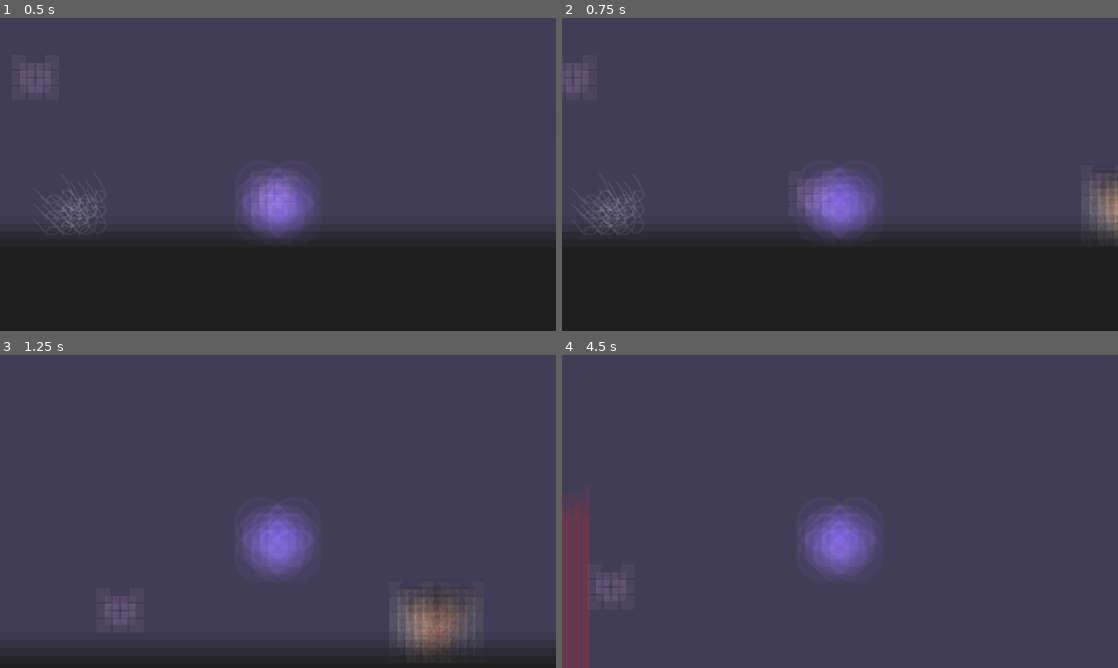
Above: before the commit, frames 1-4 (two rows, left to right).
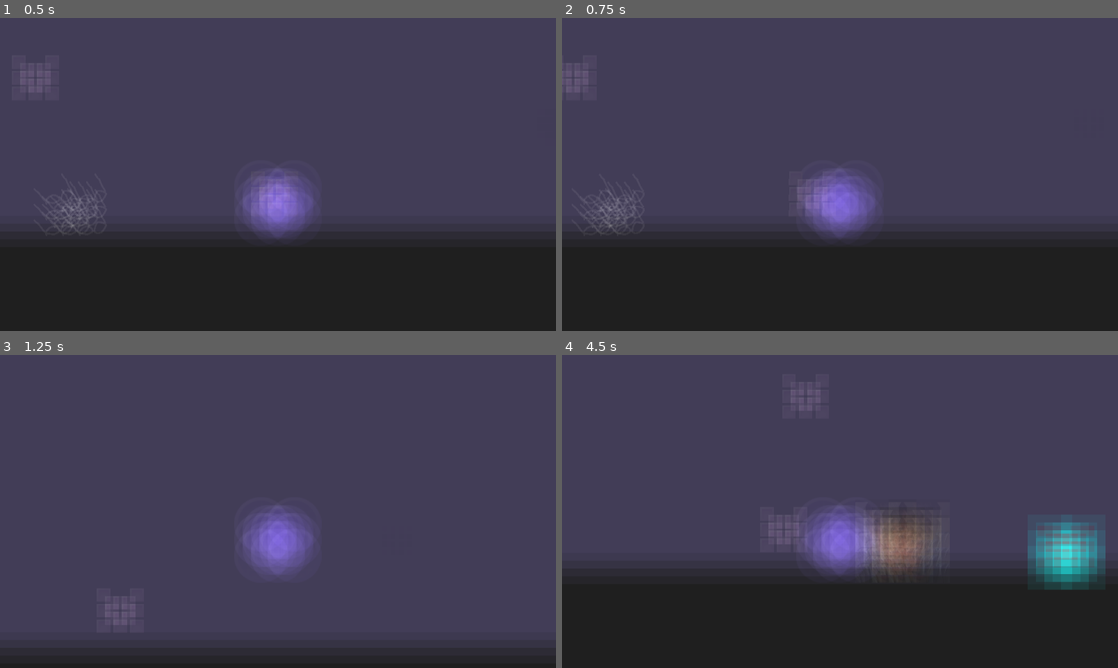
Above: after the commit, the same moments.

Repository: KaratePikachu/JamfestFall2024
Game: Godot game, scene res://Level/test_open_world.tscn
Same seed, same stepped clock (60 frames per second), same inputs: the game is played once before the commit and once after it.
Inputs:
- Up to frame 1 (0.5 s): no input
- Up to frame 2 (0.75 s): hold D (move_right) from 0.53 s (still down); hold 5 (equip_drone) from 0.53 s (still down)
- Up to frame 3 (1.25 s): keep holding D (move_right); keep holding 5 (equip_drone); tap Space (jump) at 0.77 s
- Up to frame 4 (4.5 s): release 5 (equip_drone) at 1.28 s; tap 3 (equip_infared) at 1.35 s; tap Space (jump) at 1.52, 3.02, 3.77 s; release D (move_right) at 2.03 s; hold A (move_left) 2.03-2.78 s; hold 8 (equip_kaleidoscope) 2.03-2.78 s; hold D (move_right) 2.78-4.28 s; tap 6 (equip_lidar) at 2.85 s; hold 9 (equip_monocle) 3.53-4.28 s; hold A (move_left) from 4.28 s (still down); tap 7 (equip_normal) at 4.35 s

Frame 1 is identical in both runs. In frame 2, 0.7% of the frame differs, in the area x 93-100%, y 52-71%; in frame 3, 1.7%; in frame 4, 36%, in the area x 0-100%, y 11-100%.

Commit message:
Conflict Resolution

Diff:
--- a/Level/test_open_world.tscn
+++ b/Level/test_open_world.tscn
@@ -133,7 +133,7 @@
 size_flags_vertical = 3
 
 [node name="Enemy" parent="." instance=ExtResource("8_ovm8l")]
-position = Vector2(1023, 545)
+position = Vector2(1603, 530)
 isSpinning = true
 
 [node name="NormalGlassesPickup" parent="." instance=ExtResource("9_0o1u1")]
